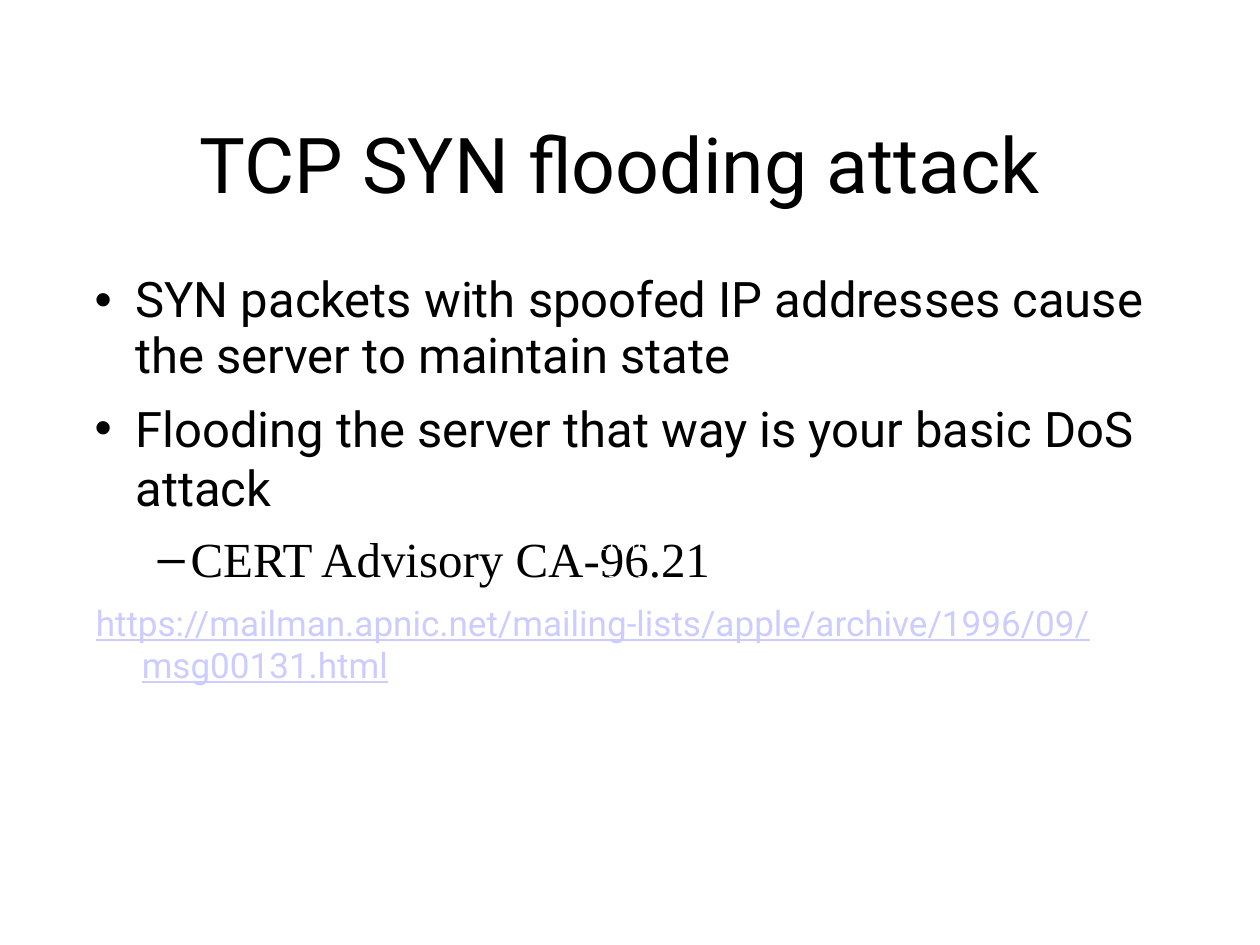
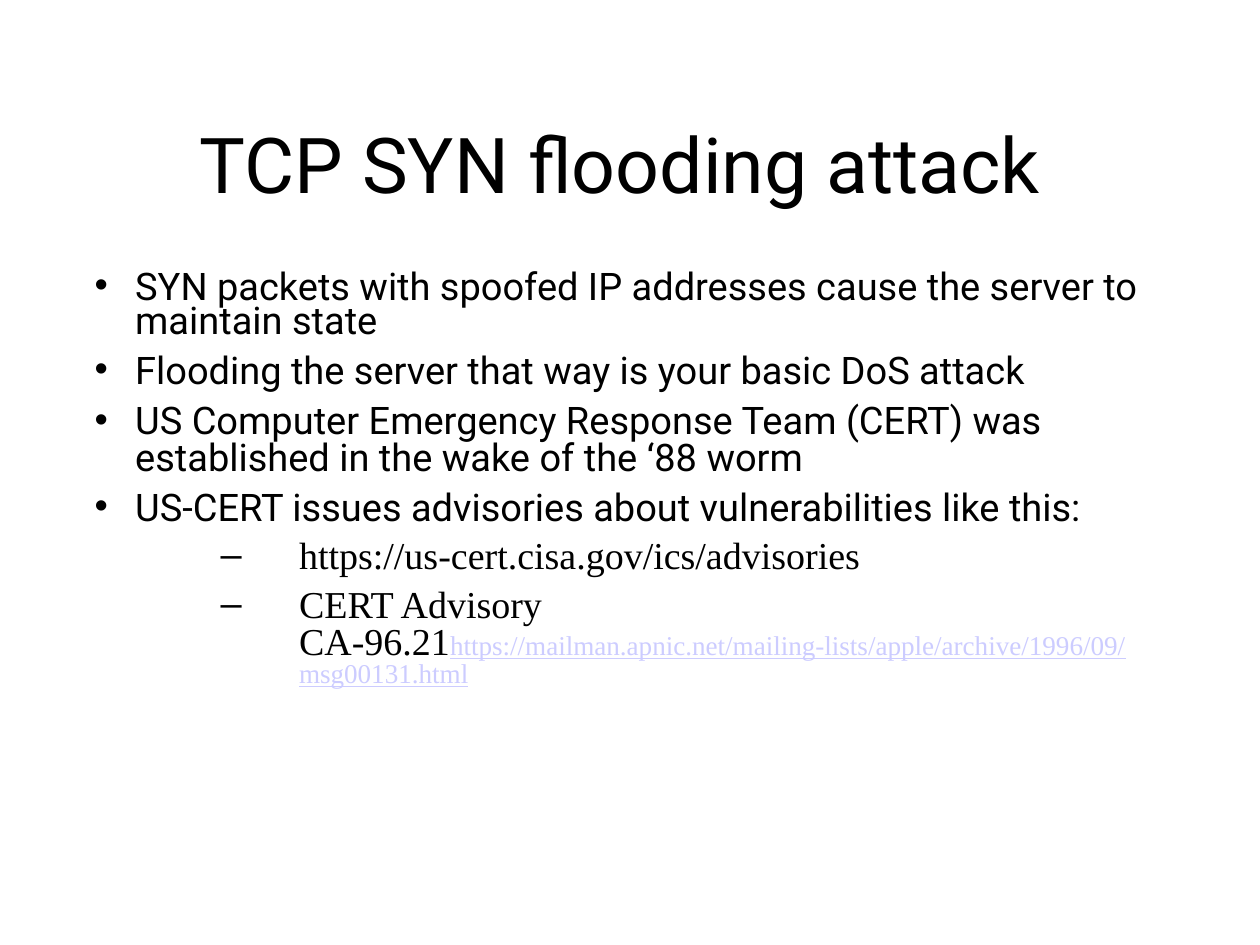
Before and after one commit to sftcd/cs7053, a slide deck: slide 48 of 2021lectures/02-concepts.ppt (slide 47 before the commit). Drawn at 1260x945 pixels with LibreOffice and Linux fonts; fonts in the diff are those of the drawing. Boxes give left, top, right and bottom in pixels: in the first picture for what was removed or moved away, otherwise in the second. Text is boxed around its words. In the diff, an @@ line names an element or a change of style, - is before the commit and + after.

Commit message:
moar updates, got to us-cert in 02

```diff
--- a/2021lectures/02-concepts.ppt
+++ b/2021lectures/02-concepts.ppt
@@ text at bbox=[135, 271, 1137, 392]: size 28 to 21.7 pt in "SYN packets with spoofed IP addresses cause ...", "Flooding the server that way is your ..."; line spacing 0.95 to 0.75; line spacing 1 to 0.8 @@
@@ text at bbox=[135, 403, 1125, 688]: text changed; size 20 to 21.7 pt; font Roboto to Times New Roman; text colour #CCCCFF to #000000 @@
-  – CERT Advisory CA-96.21
-https://mailman.apnic.net/mailing-lists/apple/archive/1996/09/msg00131.html
+• US Computer Emergency Response Team (CERT) was established in the wake of the ‘88 worm
+• US-CERT issues advisories about vulnerabilities like this:
+  – https://us-cert.cisa.gov/ics/advisories
+  – CERT Advisory CA-96.21https://mailman.apnic.net/mailing-lists/apple/archive/1996/09/msg00131.html
@@ text removed at bbox=[587, 544, 820, 618] @@
-Client Server
------- ------
-SYN-------------------->
-<--------------------SYN-ACK
-ACK-------------------->
```
Also in this commit, not shown: 22 other slides changed, 1 slide added, 3 other files.
